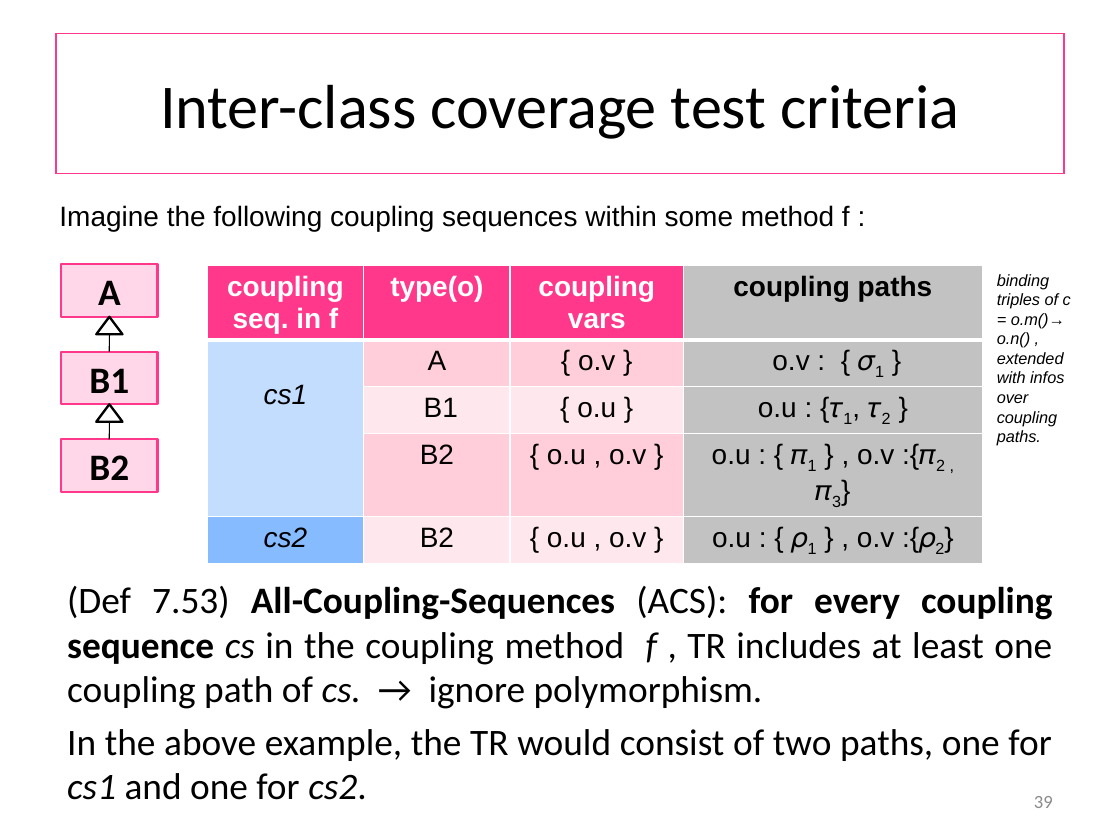
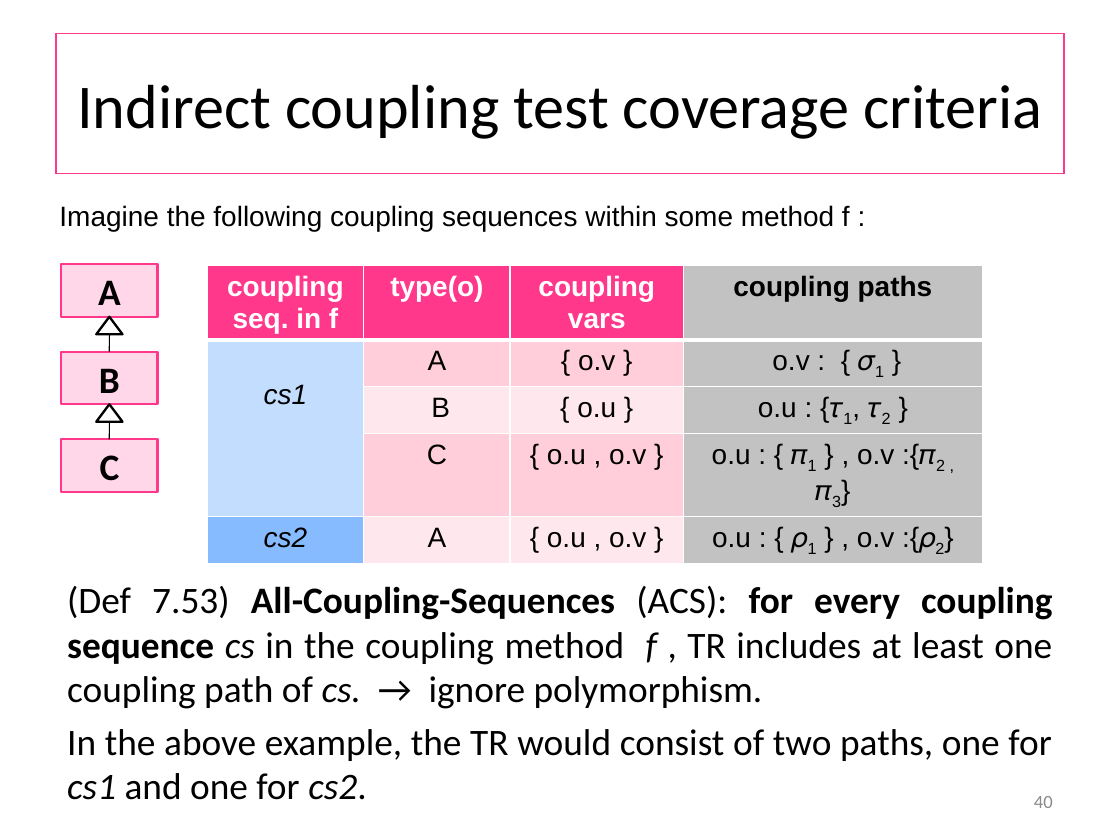
Before and after one commit to wooshrow/b3stv, a slide deck: slide 40 of slides/dfbt.pptx (slide 39 before the commit). Drawn at 1120x840 pixels with LibreOffice and Linux fonts; fonts in the diff are those of the drawing. Boxes give left, top, right and bottom in pixels: in the first picture for what was removed or moved away, otherwise in the second. Text is boxed around its words. In the diff, an @@ line names an element or a change of style, - is before the commit and + after.

```diff
--- a/slides/dfbt.pptx
+++ b/slides/dfbt.pptx
@@ title at <box>77,84,1042,139</box>: text changed @@
-Inter-class coverage test criteria
+Indirect coupling test coverage criteria
@@ table at <box>207,265,983,558</box> @@
-row 3, column 2: B1
+row 3, column 2: B
-row 4, column 2: B2
+row 4, column 2: C
-row 5, column 2: B2
+row 5, column 2: A
@@ text removed at <box>997,274,1071,446</box> @@
-binding triples of c = o.m()→ o.n() , extended with infos over coupling paths.
@@ text in rectangle at <box>99,368,120,393</box>: text changed @@
-B1
+B
@@ text in rectangle at <box>100,455,120,481</box>: text changed @@
-B2
+C
@@ page number at <box>1034,796,1053,808</box>: text changed @@
-39
+40
```
Also in this commit, not shown: 16 other slides changed, 2 slides added, 1 slide removed, 12 other files.
